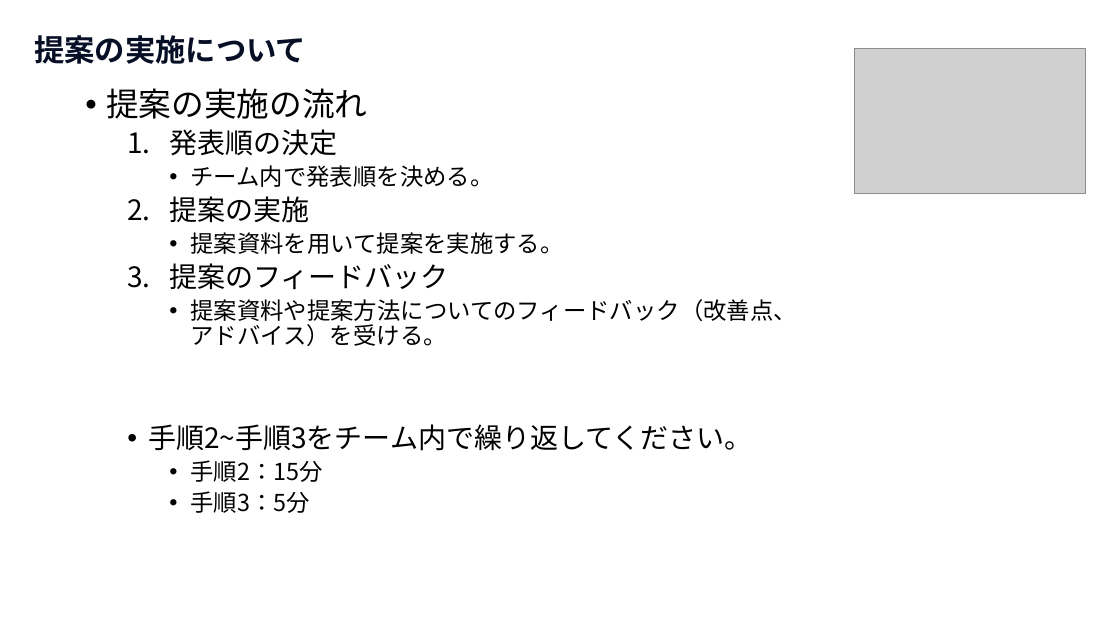
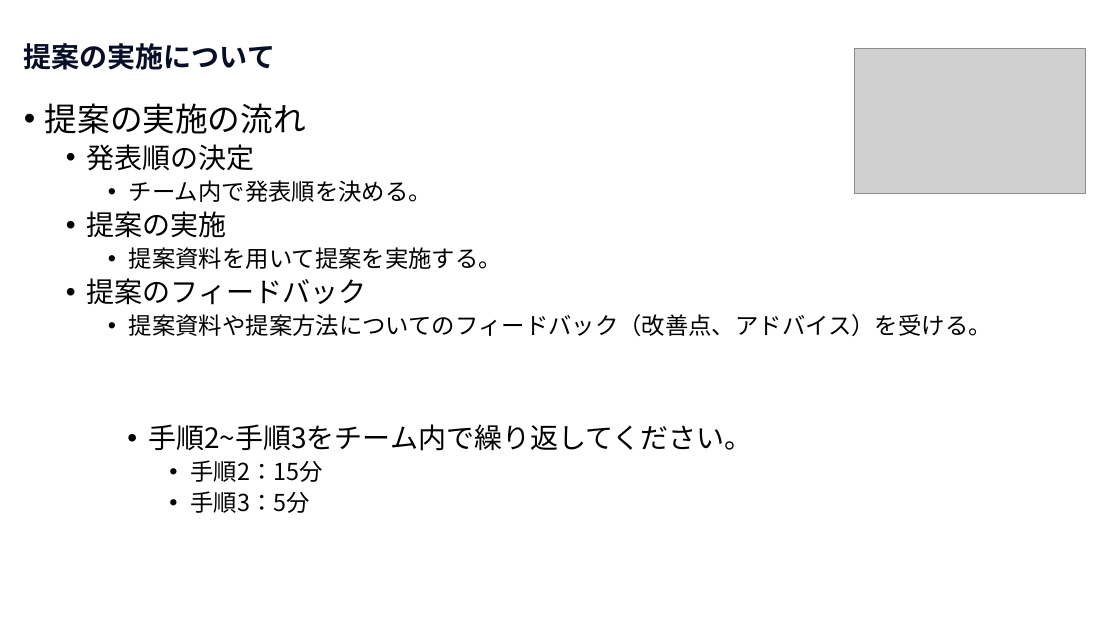
Before and after one commit to nishida2073/ai_navive, a slide deck: slide 5 of 00_オリエンテーション/【AI Native研修-提案研修】研修の概要.pptx. Drawn at 1120x630 pixels with LibreOffice and Linux fonts; fonts in the diff are those of the drawing; grey boxes stand for pictures. Boxes give left, top, right and bottom in pixels: in the first picture for what was removed or moved away, otherwise in the second. Text is boxed around its words. In the diff, an @@ line names an element or a change of style, - is before the commit and + after.

```diff
--- a/00_オリエンテーション/【AI Native研修-提案研修】研修の概要.pptx
+++ b/00_オリエンテーション/【AI Native研修-提案研修】研修の概要.pptx
@@ title "提案の実施について": place and size @@
-title "提案の実施について" at box(34, 35, 306, 64)
+title "提案の実施について" at box(24, 43, 275, 70)
@@ title "提案の実施について" at box(24, 43, 275, 70): size 26 to 24 pt; line spacing 1 to 0.9; vertical alignment top to middle @@
@@ text "提案の実施の流れ": place and size @@
-text "提案の実施の流れ" at box(106, 88, 796, 346)
+text "提案の実施の流れ" at box(45, 103, 992, 336)
@@ text at box(87, 144, 366, 305): bullet 1. to • @@
```
Also in this commit, not shown: 4 other slides changed, 2 other files.
